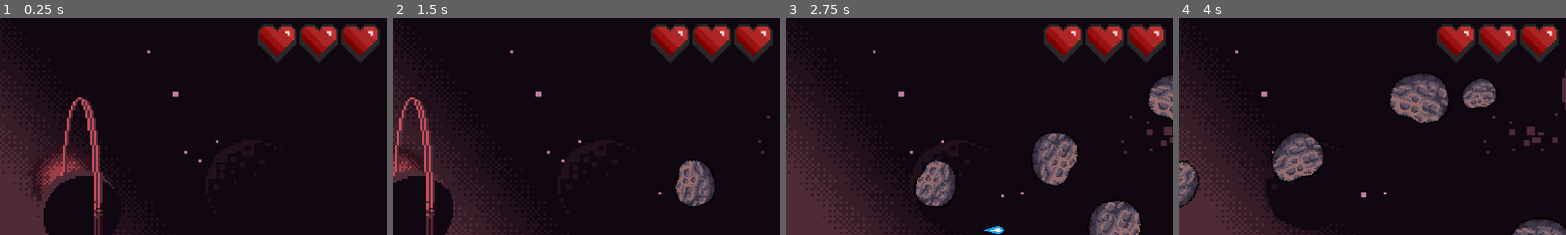
Above: before the commit, frames 1-4 (left to right).
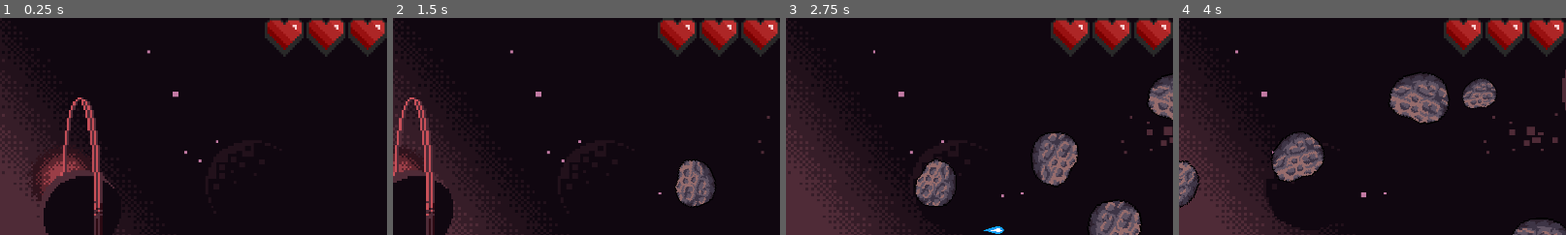
Above: after the commit, the same moments.

Repository: Thapar-Amateur-Astronomers-Society/The-TAAS-Game
Game: Godot game, scene res://scenes/main.tscn
Same seed, same stepped clock (60 frames per second), same inputs: the game is played once before the commit and once after it.
Inputs:
- Up to frame 1 (0.25 s): no input
- Up to frame 2 (1.5 s): hold Right (player_right) 0.53-1.28 s; tap Space (player_shoot) at 0.6, 1.35 s; hold Down (player_down) from 1.28 s (still down)
- Up to frame 3 (2.75 s): release Down (player_down) at 2.03 s; hold Right (player_right) from 2.03 s (still down); tap Space (player_shoot) at 2.1 s
- Up to frame 4 (4 s): release Right (player_right) at 2.78 s; hold Up (player_up) 2.78-3.53 s; tap Space (player_shoot) at 2.85, 3.6 s; hold Left (player_left) from 3.53 s (still down)
The pictures show only the part of the screen within x 50-100%, y 0-50%; the shares and areas given below are measured in that part.

The runs differ from the first frame. In frame 1, 3.7% of the frame differs, in the area x 66-100%, y 0-21%; in frame 2, 3.7%; in frame 3, 3.7%; in frame 4, 3.7%.

Commit message:
Added heart system + bug fixes.

Diff:
--- a/prefabs/heart_gui.tscn
+++ b/prefabs/heart_gui.tscn
@@ -1,5 +1,6 @@
-[gd_scene load_steps=8 format=3 uid="uid://dlji72vojuusy"]
+[gd_scene load_steps=9 format=3 uid="uid://dlji72vojuusy"]
 
+[ext_resource type="Script" path="res://scripts/heart_gui.gd" id="1_qk283"]
 [ext_resource type="Texture2D" uid="uid://b734hngbp21k1" path="res://assets/gui/heart_animated.png" id="1_tpaml"]
 
 [sub_resource type="AtlasTexture" id="AtlasTexture_7bgmd"]
@@ -50,9 +51,12 @@
 custom_minimum_size = Vector2(96, 96)
 offset_right = 96.0
 offset_bottom = 96.0
+script = ExtResource("1_qk283")
 
 [node name="AnimatedSprite2D" type="AnimatedSprite2D" parent="."]
 texture_filter = 1
 scale = Vector2(5.64706, 5.64706)
 sprite_frames = SubResource("SpriteFrames_ejlm7")
 centered = false
+
+[connection signal="animation_finished" from="AnimatedSprite2D" to="." method="_on_animated_sprite_2d_animation_finished"]
--- /dev/null
+++ b/prefabs/hearts_collection.gd
@@ -0,0 +1,25 @@
+extends HBoxContainer
+
+@onready var HeartGui = preload("res://prefabs/heart_gui.tscn")
+# Called when the node enters the scene tree for the first time.
+func _ready():
+	pass # Replace with function body.
+
+
+# Called every frame. 'delta' is the elapsed time since the previous frame.
+func _process(delta):
+	pass
+
+func setMaxHearts(max: int):
+	for i in max:
+		var heart = HeartGui.instantiate()
+		add_child(heart)
+
+func updateHearts(current_health: int):
+	var hearts = get_children()
+
+	for i in range(current_health):
+		hearts[i].update(true)
+
+	for i in range(current_health, hearts.size()):
+		hearts[i].update(false)
--- a/prefabs/hearts_collection.tscn
+++ b/prefabs/hearts_collection.tscn
@@ -1,17 +1,8 @@
 [gd_scene load_steps=2 format=3 uid="uid://dknb8daf1qdre"]
 
-[ext_resource type="PackedScene" uid="uid://dlji72vojuusy" path="res://prefabs/heart_gui.tscn" id="1_8lvao"]
+[ext_resource type="Script" path="res://prefabs/hearts_collection.gd" id="1_ylnr8"]
 
 [node name="HeartsContainer" type="HBoxContainer"]
-offset_right = 59.0
-offset_bottom = 17.0
+layout_direction = 2
 theme_override_constants/separation = 7
-
-[node name="heart3" parent="." instance=ExtResource("1_8lvao")]
-layout_mode = 2
-
-[node name="heart2" parent="." instance=ExtResource("1_8lvao")]
-layout_mode = 2
-
-[node name="heart1" parent="." instance=ExtResource("1_8lvao")]
-layout_mode = 2
+script = ExtResource("1_ylnr8")
--- a/scenes/main.tscn
+++ b/scenes/main.tscn
@@ -25,9 +25,9 @@
 [node name="HeartsCanvas" type="CanvasLayer" parent="."]
 
 [node name="HeartsContainer" parent="HeartsCanvas" instance=ExtResource("5_4inwy")]
-offset_left = 1600.0
-offset_top = 16.0
-offset_right = 1902.0
-offset_bottom = 112.0
+anchors_preset = 1
+anchor_left = 1.0
+anchor_right = 1.0
+grow_horizontal = 0
 
 [connection signal="timeout" from="AsteroidTimer" to="." method="_on_asteroid_timer_timeout"]
--- a/scripts/game.gd
+++ b/scripts/game.gd
@@ -3,11 +3,13 @@
 # Spawn enemies randomly
 
 @onready var asteroid_prefab = preload("res://prefabs/asteroid.tscn")
+@onready var heartsContainer = $HeartsCanvas/HeartsContainer
 
 # Called when the node enters the scene tree for the first time.
 func _ready():
-	pass # Replace with function body.
-
+	heartsContainer.setMaxHearts($player.MAX_HEALTH)
+	heartsContainer.updateHearts($player.CURR_HEALTH)
+	$player.healthChanged.connect(heartsContainer.updateHearts)
 
 # Called every frame. 'delta' is the elapsed time since the previous frame.
 func _process(delta):
--- /dev/null
+++ b/scripts/heart_gui.gd
@@ -0,0 +1,21 @@
+extends Panel
+
+@export var damaged = false
+
+# Called when the node enters the scene tree for the first time.
+func _ready():
+	pass # Replace with function body.
+
+
+# Called every frame. 'delta' is the elapsed time since the previous frame.
+func _process(delta):
+	pass
+
+func update(whole: bool):
+	if (not whole) and (not damaged) :
+		$AnimatedSprite2D.play()
+
+
+
+func _on_animated_sprite_2d_animation_finished():
+	damaged = true
--- /dev/null
+++ b/scripts/hearts_collection.gd
@@ -0,0 +1,11 @@
+extends HBoxContainer
+
+
+# Called when the node enters the scene tree for the first time.
+func _ready():
+	pass # Replace with function body.
+
+
+# Called every frame. 'delta' is the elapsed time since the previous frame.
+func _process(delta):
+	pass
--- a/scripts/player.gd
+++ b/scripts/player.gd
@@ -1,5 +1,7 @@
 extends Area2D
 class_name player
+
+signal healthChanged
 
 @export var speed = 3.0
 @export var cooldown = 1.0
@@ -44,3 +46,4 @@
 		CURR_HEALTH -= 1
 		CURR_HEALTH = maxi(CURR_HEALTH, 0)
 		$ship_Sprite2D.frame += 1
+		healthChanged.emit(CURR_HEALTH)
